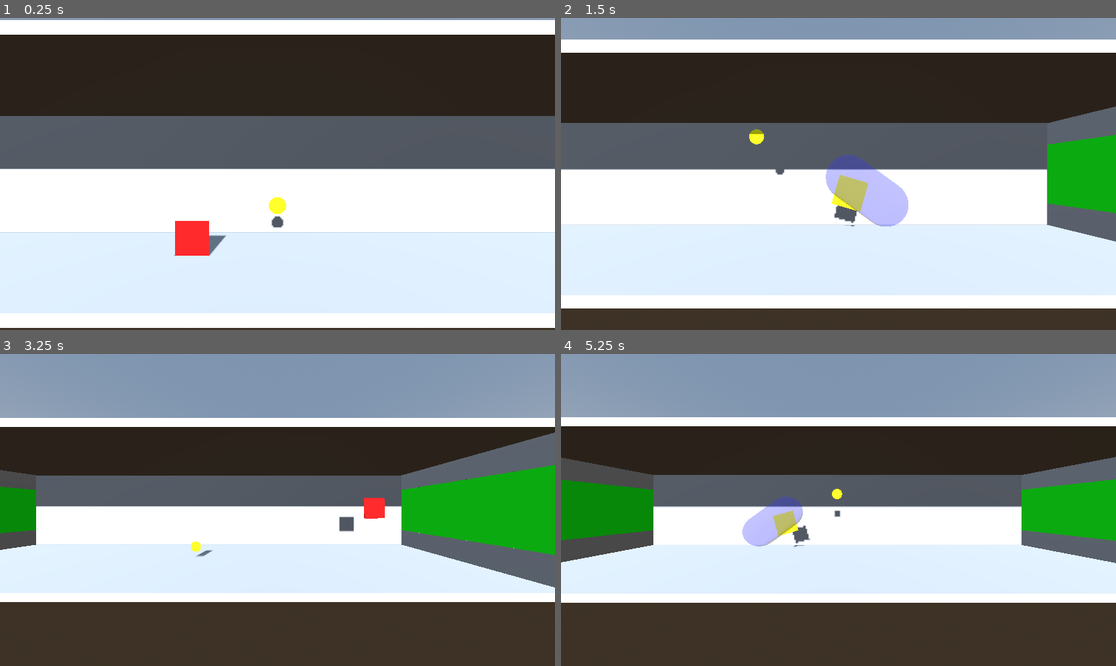
Above: before the commit, frames 1-4 (two rows, left to right).
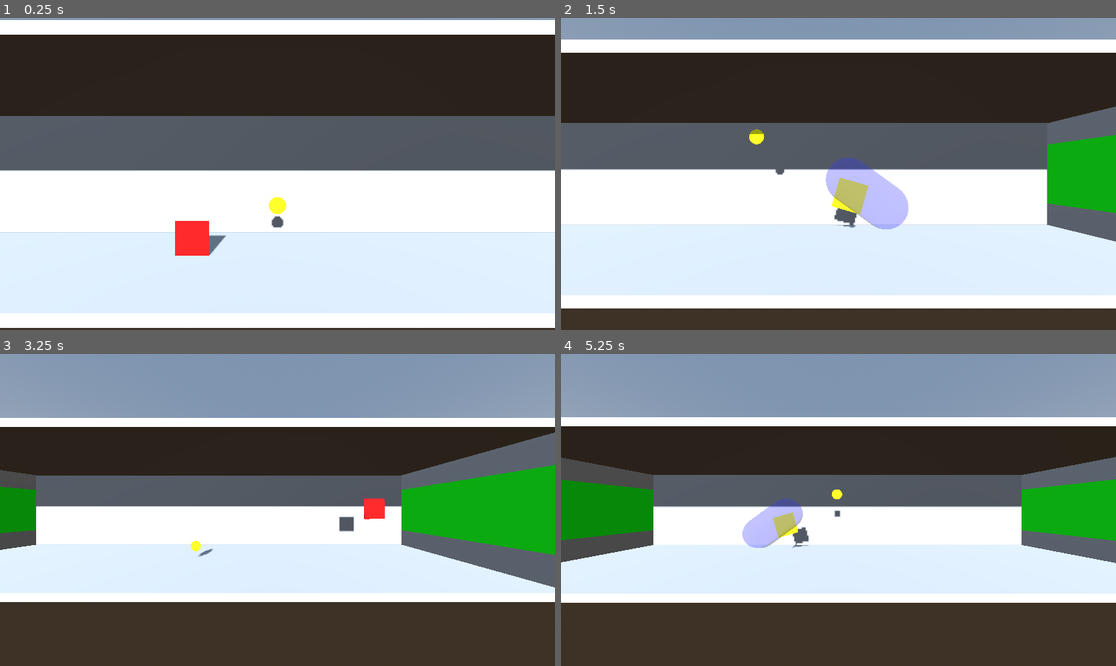
Above: after the commit, the same moments.

Repository: KaiohZz/Fightball
Game: Godot game, scene res://scenes/stage.tscn
The game is run twice, just before and just after one commit, with the same random seed, the same clock (stepped at 60 frames per second) and the same inputs. The project has no main scene, so this scene is started directly.
Inputs:
- Up to frame 1 (0.25 s): no input
- Up to frame 2 (1.5 s): hold D (move_right) 0.53-1.28 s; tap J (kick) at 0.6, 1.35 s; tap Space (jump) at 0.77 s; hold S (down) from 1.28 s (still down)
- Up to frame 3 (3.25 s): tap Space (jump) at 1.52, 3.02 s; release S (down) at 2.03 s; hold D (move_right) 2.03-2.78 s; tap J (kick) at 2.1, 2.85 s; hold W (up) from 2.78 s (still down)
- Up to frame 4 (5.25 s): release W (up) at 3.53 s; hold A (move_left) 3.53-5.03 s; tap J (kick) at 3.6, 4.35, 5.1 s; tap Space (jump) at 3.77, 4.52 s; hold S (down) from 5.03 s (still down)

The runs differ from the first frame. In frame 1, 0.7% of the frame differs, in the area x 0-100%, y 48-77%; in frame 2, 0.5%; in frame 3, less than 0.1%; in frame 4, 0.3%.

Commit message:
atualização v0.12?

Diff:
--- a/project.godot
+++ b/project.godot
@@ -183,6 +183,10 @@
 ]
 }
 
+[physics]
+
+common/physics_ticks_per_second=120
+
 [rendering]
 
 renderer/rendering_method="mobile"
--- a/scenes/stage.tscn
+++ b/scenes/stage.tscn
@@ -178,7 +178,7 @@
 transform = Transform3D(1, 0, 0, 0, 1, 0, 0, 0, 1, -25.25, 5, 0)
 script = ExtResource("3_1hwpr")
 
-[node name="LeftShield" type="MeshInstance3D" parent="goalLeft" groups=["goal_shields"]]
+[node name="LeftShield" type="MeshInstance3D" parent="goalLeft" groups=["shields"]]
 transform = Transform3D(0.5, 0, 0, 0, 5.5, 0, 0, 0, 10, 0, 0, 0)
 mesh = SubResource("BoxMesh_1hwpr")
 surface_material_override/0 = SubResource("StandardMaterial3D_dexii")
@@ -210,7 +210,7 @@
 transform = Transform3D(1, 0, 0, 0, 1, 0, 0, 0, 1, 25.25, 5, 0)
 script = ExtResource("7_yd2gm")
 
-[node name="RightShield" type="MeshInstance3D" parent="goalRight" groups=["goal_shields"]]
+[node name="RightShield" type="MeshInstance3D" parent="goalRight" groups=["shields"]]
 transform = Transform3D(0.5, 0, 0, 0, 5.5, 0, 0, 0, 10, 0, 0, 0)
 mesh = SubResource("BoxMesh_jl6nj")
 surface_material_override/0 = SubResource("StandardMaterial3D_e38vs")
@@ -226,6 +226,8 @@
 
 [node name="RightGoalArea" type="Area3D" parent="goalRight"]
 transform = Transform3D(1, 0, 0, 0, 1, 0, 0, 0, 1, 2, 0, 0)
+collision_layer = 16
+collision_mask = 2
 script = ExtResource("10_jl6nj")
 
 [node name="CollisionShape3D" type="CollisionShape3D" parent="goalRight/RightGoalArea"]
--- a/scripts/ball.gd
+++ b/scripts/ball.gd
@@ -46,8 +46,13 @@
 func start_reset(duration: float):
 	frozen = true
 	freeze = true
+
+	# ZERA COMPLETAMENTE O ESTADO FÍSICO
 	linear_velocity = Vector3.ZERO
+	angular_velocity = Vector3.ZERO
+
 	speed = base_speed
+	direction = Vector3.DOWN
 
 	var tween := create_tween()
 	tween.tween_property(
@@ -58,9 +63,12 @@
 	)
 
 func end_reset():
+	# garante que não sobra impulso
+	linear_velocity = Vector3.ZERO
+	angular_velocity = Vector3.ZERO
+
 	frozen = false
 	freeze = false
 
-	# relança a bola após o reset
-	direction = Vector3.RIGHT if randf() > 0.5 else Vector3.LEFT
+	# impulso inicial controlado
 	linear_velocity = direction * speed
--- a/scripts/left_shield.gd
+++ b/scripts/left_shield.gd
@@ -1,12 +1,11 @@
 extends MeshInstance3D
 
-@export var max_hp := 100.0
-var hp := max_hp
-
+@export var start_hp := 100.0
 @export var min_damage := 2.0
 @export var max_damage := 100.0
 
-@onready var body := $LeftShieldCollider
+@onready var body := $LeftShieldCollider/CollisionShape3D
+var hp := start_hp
 
 var flash_time := 0.0
 
@@ -30,8 +29,6 @@
 	_flash()
 
 	if hp <= 0:
-		body.collision_layer = 0
-		body.collision_mask = 0
 		_destroy()
 
 func _process(delta):
@@ -41,12 +38,10 @@
 			_update_visual()
 
 func _destroy():
-	print("ESCUDO DESTRUÍDO - COLISÃO OFF")
 	if body:
-		body.get_parent().remove_child(body)
-		body.queue_free()
+		body.set_deferred("disabled", true)
 
-	queue_free()
+	visible = false
 
 func _flash():
 	flash_time = 0.08
@@ -54,6 +49,16 @@
 		material_override.albedo_color = Color.WHITE
 
 func _update_visual():
-	var ratio : float = clamp(hp / max_hp, 0.0, 1.0)
+	var ratio : float = clamp(hp / start_hp, 0.0, 1.0)
 	if material_override:
 		material_override.albedo_color = Color(1 - ratio, ratio, 0)
+
+func reset_shield():
+	hp = start_hp
+	visible = true
+	flash_time = 0.0
+
+	if body:
+		body.set_deferred("disabled", false)
+
+	_update_visual()
--- a/scripts/referee.gd
+++ b/scripts/referee.gd
@@ -1,7 +1,7 @@
 extends Node3D
 
-@export var reset_duration := 2
-@export var goal_freeze_time := 0.5
+@export var reset_duration := 3
+@export var goal_freeze_time := 1
 
 var resetting := false
 var score_left := 0
@@ -50,6 +50,6 @@
 
 	get_tree().call_group("players", "end_reset")
 	get_tree().call_group("ball", "end_reset")
-	get_tree().call_group("goals", "enable_goal")
+	get_tree().call_group("shields", "reset_shield")
 
 	resetting = false
--- a/scripts/right_shield.gd
+++ b/scripts/right_shield.gd
@@ -1,12 +1,11 @@
 extends MeshInstance3D
 
-@export var max_hp := 100.0
-var hp := max_hp
-
+@export var start_hp := 100.0
 @export var min_damage := 2.0
 @export var max_damage := 100.0
 
-@onready var body := $RightShieldCollider
+@onready var body := $RightShieldCollider/CollisionShape3D
+var hp := start_hp
 
 var flash_time := 0.0
 
@@ -30,8 +29,6 @@
 	_flash()
 
 	if hp <= 0:
-		body.collision_layer = 0
-		body.collision_mask = 0
 		_destroy()
 
 func _process(delta):
@@ -41,12 +38,10 @@
 			_update_visual()
 
 func _destroy():
-	print("ESCUDO DESTRUÍDO - COLISÃO OFF")
 	if body:
-		body.get_parent().remove_child(body)
-		body.queue_free()
+		body.set_deferred("disabled", true)
 
-	queue_free()
+	visible = false
 
 func _flash():
 	flash_time = 0.08
@@ -54,6 +49,16 @@
 		material_override.albedo_color = Color.WHITE
 
 func _update_visual():
-	var ratio : float = clamp(hp / max_hp, 0.0, 1.0)
+	var ratio : float = clamp(hp / start_hp, 0.0, 1.0)
 	if material_override:
 		material_override.albedo_color = Color(1 - ratio, ratio, 0)
+
+func reset_shield():
+	hp = start_hp
+	visible = true
+	flash_time = 0.0
+
+	if body:
+		body.set_deferred("disabled", false)
+
+	_update_visual()
